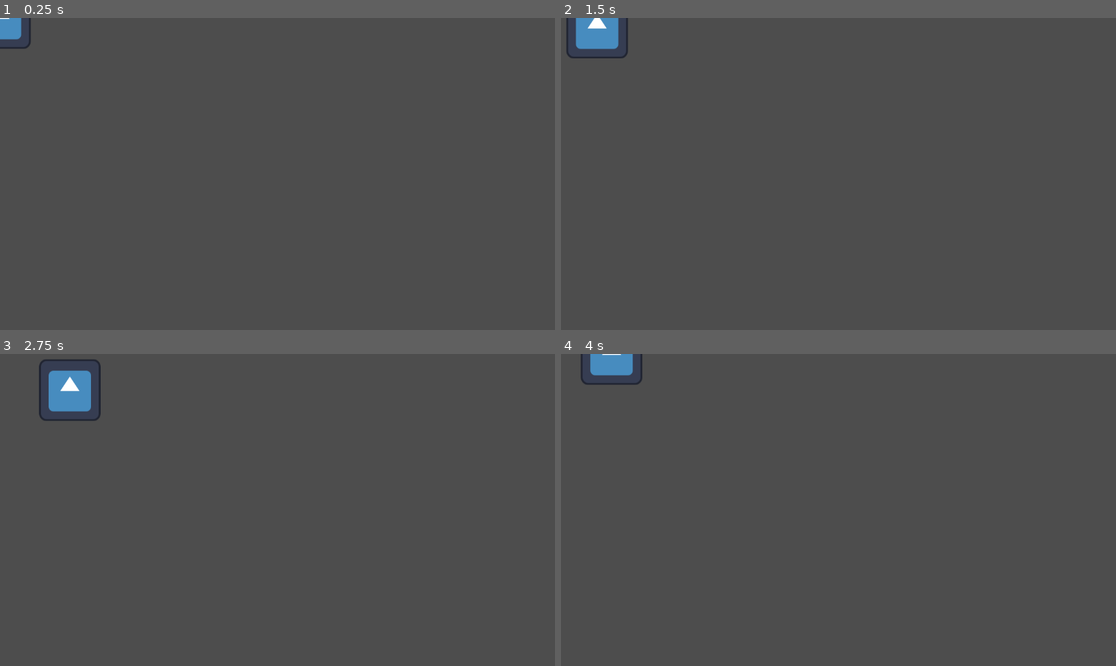
Above: before the commit, frames 1-4 (two rows, left to right).
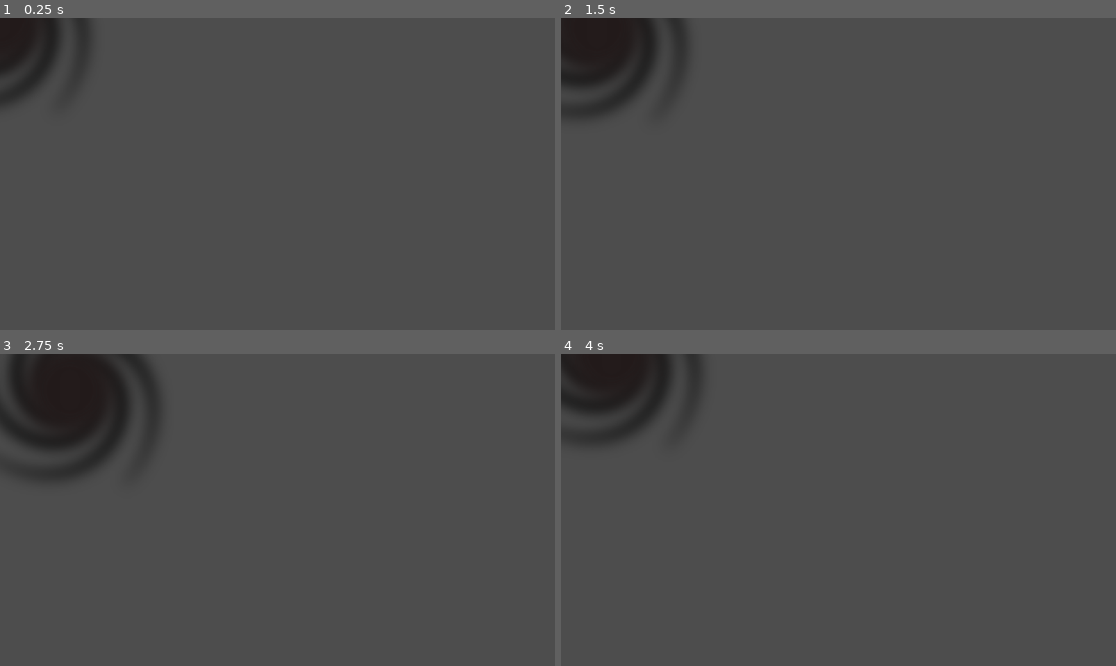
Above: after the commit, the same moments.

Repository: potrec/Blackhole-Godot-game
Game: Godot game, scene res://Scenes/PlayerScene.tscn
The game is run twice, just before and just after one commit, with the same random seed, the same clock (stepped at 60 frames per second) and the same inputs. The engine's default icon, where the game draws it, is replaced by a stand-in: a white triangle on a blue panel in a dark square.
Inputs:
- Up to frame 1 (0.25 s): no input
- Up to frame 2 (1.5 s): tap Enter at 0.5 s; hold D (Right) 0.53-1.28 s; hold S (Down) from 1.28 s (still down)
- Up to frame 3 (2.75 s): release S (Down) at 2.03 s; hold D (Right) from 2.03 s (still down)
- Up to frame 4 (4 s): release D (Right) at 2.78 s; hold W (Up) 2.78-3.53 s; hold A (Left) from 3.53 s (still down)

The runs differ from the first frame. In frame 1, 2.3% of the frame differs, in the area x 0-16%, y 0-28%; in frame 2, 4.3%; in frame 3, 7.1%, in the area x 0-29%, y 0-40%; in frame 4, 4.2%.

Commit message:
Add black hole png

Diff:
--- a/Scenes/PlayerScene.tscn
+++ b/Scenes/PlayerScene.tscn
@@ -1,14 +1,40 @@
-[gd_scene load_steps=3 format=3 uid="uid://4kxqj60t4vvb"]
+[gd_scene load_steps=5 format=3 uid="uid://4kxqj60t4vvb"]
 
-[ext_resource type="Texture2D" uid="uid://cs68fnbn4gj6j" path="res://icon.svg" id="1_cbp65"]
 [ext_resource type="Script" path="res://Scripts/PlayerScript.gd" id="2_45rgi"]
+[ext_resource type="Texture2D" uid="uid://dk6wscd5j6b5t" path="res://Texture/blackhole.png" id="2_og5g1"]
+
+[sub_resource type="Animation" id="Animation_hj8c4"]
+resource_name = "Test"
+tracks/0/type = "value"
+tracks/0/imported = false
+tracks/0/enabled = true
+tracks/0/path = NodePath("Sprite2D:rotation")
+tracks/0/interp = 1
+tracks/0/loop_wrap = true
+tracks/0/keys = {
+"times": PackedFloat32Array(0, 1),
+"transitions": PackedFloat32Array(1, 1),
+"update": 0,
+"values": [0.0, 1.5708]
+}
+
+[sub_resource type="AnimationLibrary" id="AnimationLibrary_53822"]
+_data = {
+"Test": SubResource("Animation_hj8c4")
+}
 
 [node name="Player" type="Node2D"]
 script = ExtResource("2_45rgi")
-metadata/speed = 1.0
+metadata/Weight = 1.0
+metadata/Size = 1.0
+metadata/Speed = 100.0
 
 [node name="Sprite2D" type="Sprite2D" parent="."]
 scale = Vector2(1, 1.00637)
-texture = ExtResource("1_cbp65")
-region_enabled = true
+texture = ExtResource("2_og5g1")
 region_rect = Rect2(0, 0, 128, 128)
+
+[node name="AnimationPlayer" type="AnimationPlayer" parent="."]
+libraries = {
+"": SubResource("AnimationLibrary_53822")
+}
--- a/Scripts/PlayerScript.gd
+++ b/Scripts/PlayerScript.gd
@@ -1,17 +1,16 @@
 extends Node2D
 
-const speed: int = 100
+var speed: float = 0
+var size: float = 0
+var weight: float = 0
 
-# Called when the node enters the scene tree for the first time
 func _ready():
-	#$Sprite2D.rotation_degrees = 90
-	#position = Vector2(300,200)
-	pass
+	speed = get_meta("Speed")
+	size = get_meta("Size")
+	weight = get_meta("Weight")
+	scale.x = size
+	scale.y = size
 
-
-# Called every frame. 'delta' is the elapsed time since the previous frame.
 func _process(delta):
 	var direction = Input.get_vector("Right","Left","Down","Up")
-	print(direction)
 	position -= speed*delta*direction
-	#print(position)
Binary file added: Texture/blackhole.png
Not shown, added: Texture/blackhole.png.import
